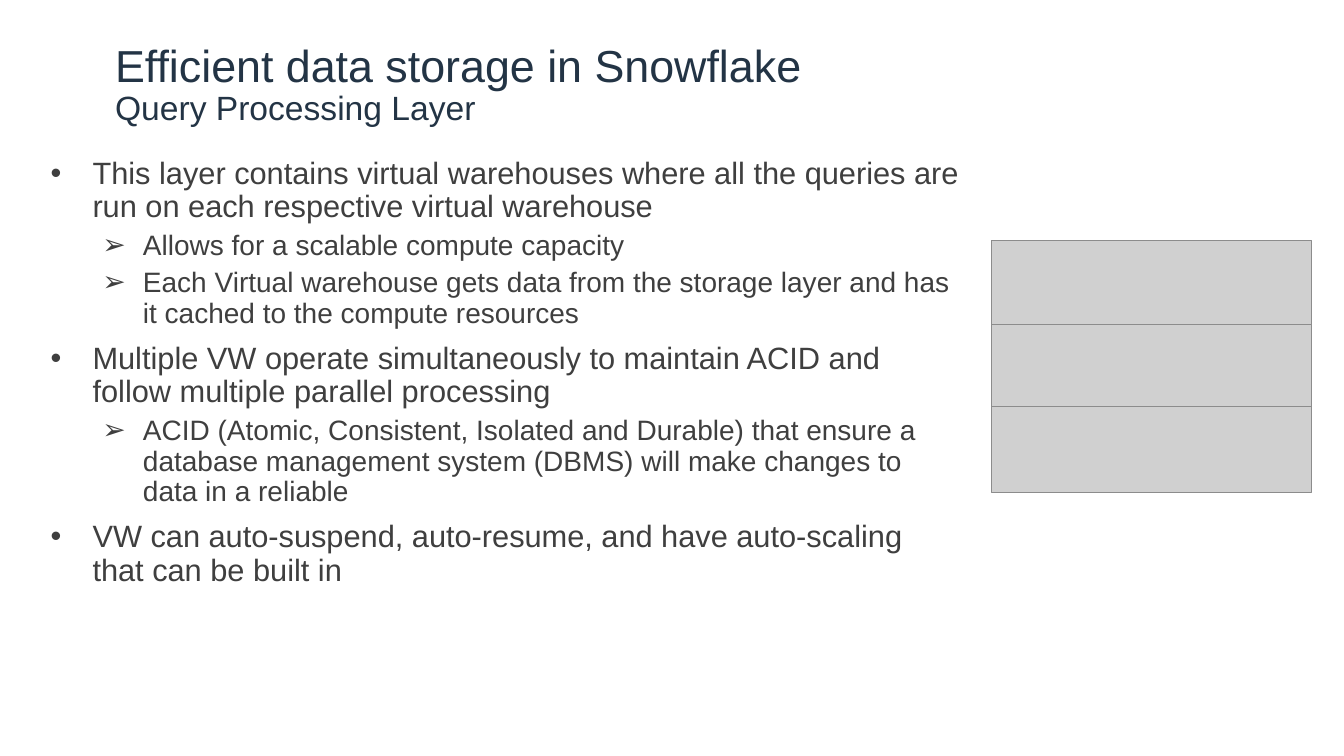
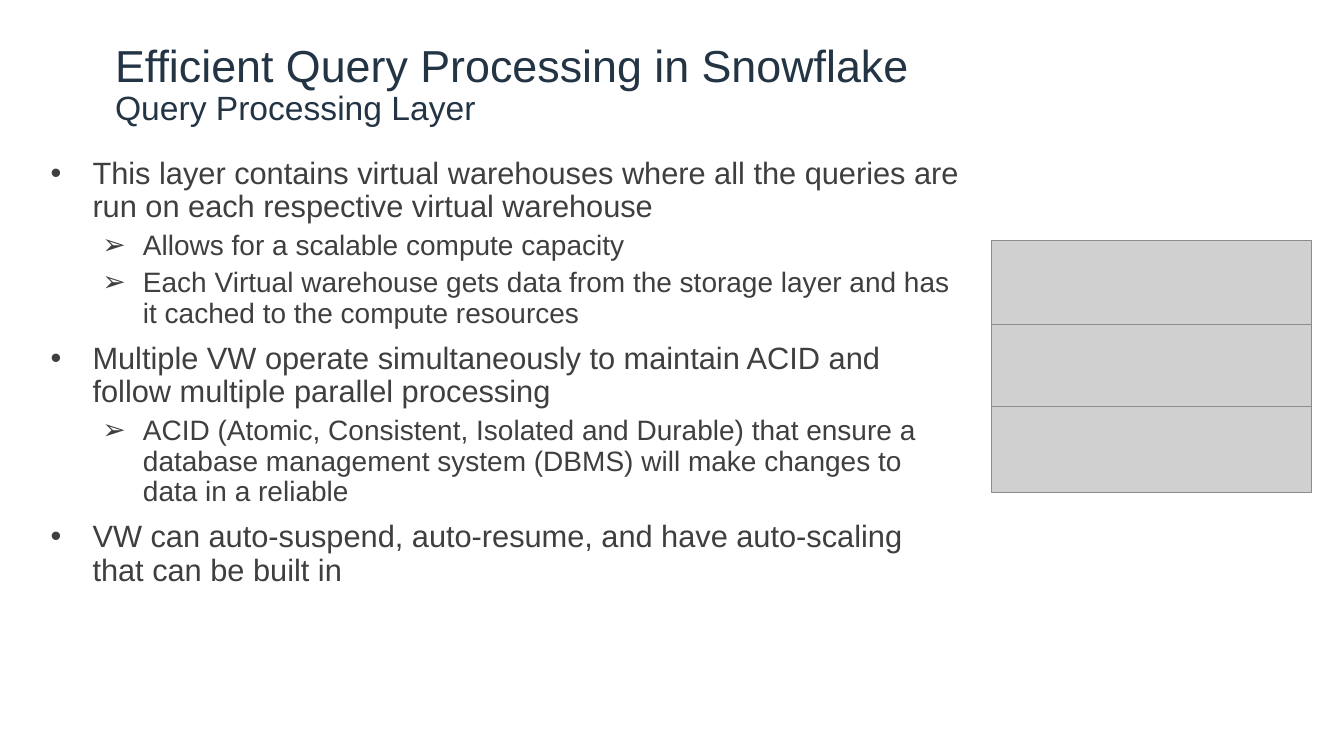
Before and after one commit to kerrynakayama/developintelligence_data_engineering, a slide deck: slide 6 of Day_03/day3_mod7.pptx (slide 5 before the commit). Drawn at 1344x756 pixels with LibreOffice and Linux fonts; fonts in the diff are those of the drawing; grey boxes stand for pictures; background and template pictures are left out. Boxes give left, top, right and bottom in pixels: in the first picture for what was removed or moved away, otherwise in the second. Text is boxed around its words. In the diff, an @@ line names an element or a change of style, - is before the commit and + after.

```diff
--- a/Day_03/day3_mod7.pptx
+++ b/Day_03/day3_mod7.pptx
@@ title at bbox=[115, 49, 909, 127]: text changed @@
-Efficient data storage in Snowflake
-Query Processing Layer
+Efficient Query Processing in Snowflake
+Query Processing Layer
```
Also in this commit, not shown: 1 other slide changed, 1 slide added.
